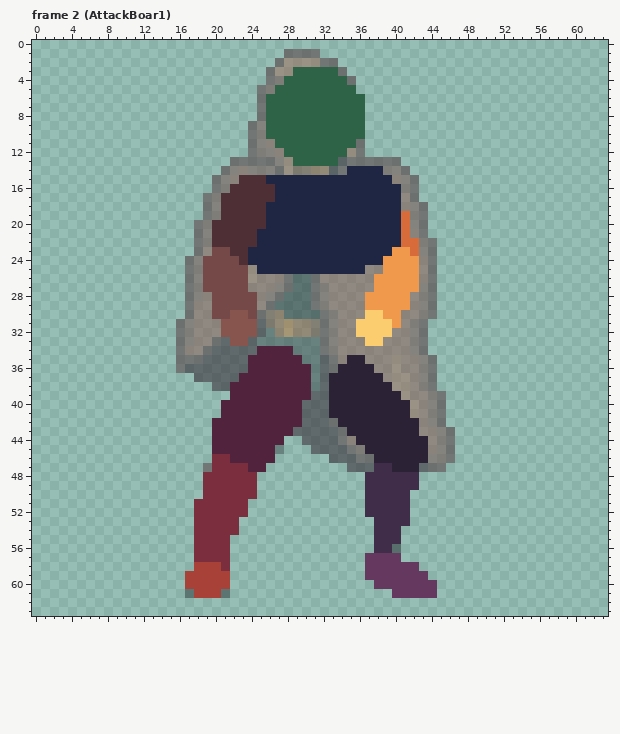
Two states of a pixel-art file, Personal_Roberto/ASEPRITE/1. Liora/Liora_Boar.aseprite. Above, as it was before the edit.
64x64 pixels, 20 frames. Shown: frame 2 (AttackBoar1). The commit also changed other frames, which this record leaves out.
The result:
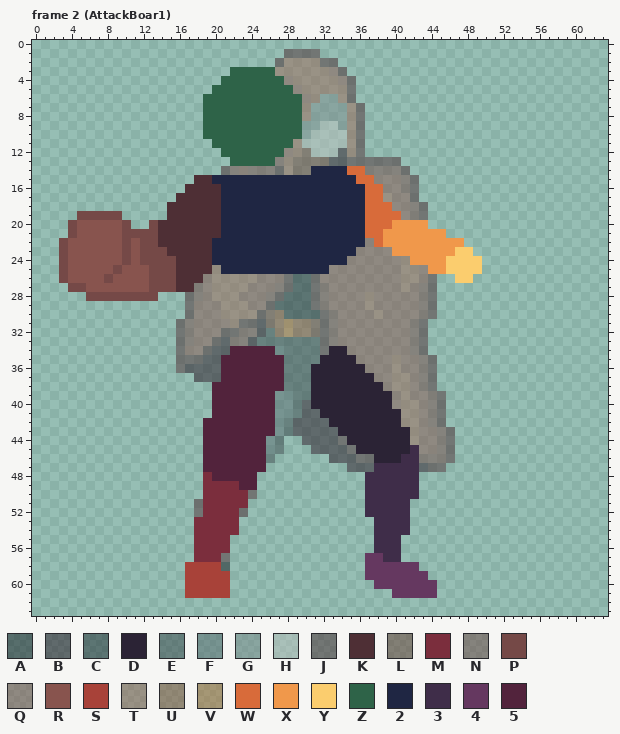
Palette (. is transparent): A #181e2580  B #2b162580  C #232d3380  D #2b2335  E #3a464a80  F #586b6f80  G #7d8c8c80  H #bbc1be80  J #4e2f3580  K #4e2f35  L #6f403780  M #7b2e3d  N #75494780  P #754947  Q #88544e80  R #88544e  S #a84239  T #9b675780  U #8e543980  V #b4713780  W #d86b3a  X #f0984b  Y #fbcd6e  Z #2e6348  2 #1f2643  3 #3f2d49  4 #653860  5 #52233c
Change:
Frame 2 (AttackBoar1):
y 3: x 22..26 ....J -> ZZZZZ; x 29..33 ZZZZZ -> TTTTQ
y 4: x 21..34 .....JNZZZZZZZ -> ZZZZZZZQTTTTTQ
y 5: x 20..26 .....JN -> ZZZZZZZ; x 29..35 ZZZZZZZ -> QTTTTTJ
y 6: x 19..25 ......J -> ZZZZZZZ; x 30..36 ZZZZZZZ -> QTGGTJ.
y 7..8: x 19..25 ......J -> ZZZZZZZ; x 30..36 ZZZZZZZ -> TGGGGTJ
y 9: x 19..25 .....JN -> ZZZZZZZ; x 30..36 ZZZZZZZ -> GGHHGTJ
y 10: x 19..25 .....JN -> ZZZZZZZ; x 30..36 ZZZZZZZ -> GHHHHTJ
y 11: x 20..26 ....JNQ -> ZZZZZZZ; x 29..35 ZZZZZZZ -> THHHHHT
y 12: x 21..34 ...JNNQZZZZZZZ -> ZZZZZZZQTLHHHB
y 13: x 22..26 JJJJJ -> ZZZZZ; x 29..33 ZZZZZ -> LLLLB
y 14: x 31..38 UUBJ2222 -> 2222WWNN
y 15: x 18..25 ..JNQKKK -> KK222222; x 36..39 2222 -> WWQQ
y 16: x 17..26 ...JNKKKKK -> KKKK222222; x 37..40 2222 -> WWQQ
y 17: x 16..26 ...JNKKKKKK -> KKKKK222222; x 37..40 2222 -> WWTQ
y 18: x 15..25 ....JNKKKKK -> KKKKKK22222; x 37..40 2222 -> WWWQ
y 19: x 5..9 ..... -> PPPPP; x 15..25 ....JNKKKKK -> KKKKKK22222; x 37..41 2222W -> WWWWQ
y 20: x 4..10 ....... -> PRRRRRP; x 13..19 .....JN -> PKKKKKK; x 21..25 KKKKK -> 22222; x 37..43 2222WNJ -> WWWXXXX
y 21: x 4..19 ..............JN -> PRRRRRPPPPKKKKKK; x 21..24 KKKK -> 2222; x 37..45 2222WQJ.. -> WWXXXXXXX
y 22: x 3..24 ...............JNKKKKK -> PRRRRRRPRPPKKKKKK22222; x 37..47 2222WWNJ... -> QWXXXXXXXXX
y 23: x 3..23 ...............JQPPKK -> PRRRRRRPRPPPKKKKK2222; x 36..39 2222 -> QQQQ; x 42..48 WNJ.... -> XXXXXYY
y 24: x 3..23 ..............JNPPPPK -> PRRRRRRPRPPPPKKKK2222; x 35..41 2222XXX -> QQQQQQT; x 43..49 QJ..... -> XXXYYYY
y 25: x 3..24 ..............JNPPPPPT -> PRRRRRPRRRPPPKKKKT2222; x 33..36 2222 -> QQQQ; x 39..42 XXXX -> QQTT; x 44..49 J..... -> XXYYYY
y 26: x 3..23 ..............JNPPPPP -> PRRRRPRRRRPPPKKKQTTTT; x 38..42 XXXXX -> QQQTT; x 47..48 .. -> YY
y 27: x 4..17 .............J -> PPRRRRRRRPPPKK; x 19..23 PPPPP -> QTTTT; x 38..42 XXXXX -> QQQTQ
y 28: x 6..13 ........ -> PPPPPPPP; x 20..24 PPPPP -> TTTQQ; x 37..41 XXXXX -> TQQQQ
y 29: x 20..24 PPPPP -> QTTTQ; x 37..41 XXXXX -> TQQQQ
y 30: x 20..24 PPRRP -> QTTTT; x 37..40 YYXX -> QTQQ
y 31: x 21..24 RRRR -> QTJJ; x 36..40 YYYYX -> QQQQQ
y 32: x 21..24 RRRR -> JJNN; x 36..39 YYYY -> QQQQ
y 33: x 22..23 RR -> NN; x 37..38 YY -> QQ
y 34: x 22..24 BBB -> 555; x 27..28 55 -> FE; x 33..34 NQ -> DD
y 35: x 21..23 BBB -> 555; x 28..29 55 -> EE; x 32..34 BJQ -> DDD; x 36 D -> Q
y 36: x 21..23 BBB -> 555; x 28..33 555EBJ -> EEEDDD; x 37 D -> Q
y 37: x 21..22 BB -> 55; x 28..32 555EB -> EEEDD; x 38 D -> Q
y 38: x 20..21 BB -> 55; x 28..32 555EB -> EEEDD; x 39 D -> Q
y 39: x 20..21 .. -> 55; x 27..32 5555BB -> FFEEDD; x 40 D -> Q
y 40: x 20 . -> 5; x 27..29 555 -> FFE; x 31..32 BB -> DD; x 40..41 DD -> QT
y 41: x 20 . -> 5; x 27..29 555 -> FFE; x 32 B -> D; x 41 D -> T
y 42: x 19 . -> 5; x 27..29 555 -> FEB; x 33 J -> D; x 41..42 DD -> TT
y 43: x 19 . -> 5; x 27..28 55 -> FE; x 34 J -> D; x 42 D -> T
y 44: x 19 . -> 5; x 26..27 55 -> FE; x 35 Q -> D; x 42..43 DD -> TQ
y 45: x 19 . -> 5; x 26 5 -> F; x 36 N -> D; x 42..43 DD -> 3Q
y 46: x 19..21 .MM -> 555; x 26 5 -> E; x 41..43 DDD -> 33N
y 47: x 19..23 JMMMM -> 55555; x 40..42 DDD -> 333
y 48: x 20..24 MMMMM -> 55555
y 49: x 23..24 MM -> 55
y 50: x 24 M -> J; x 42 . -> 3
y 51: x 18 M -> J
y 52: x 18 M -> J; x 23 M -> J
y 54: x 41 . -> 3
y 56: x 40 A -> 3
y 57: x 21 M -> J; x 39..40 44 -> 33
y 58: x 17 . -> S; x 21 M -> A
y 61: x 17 C -> S; x 21 C -> S
